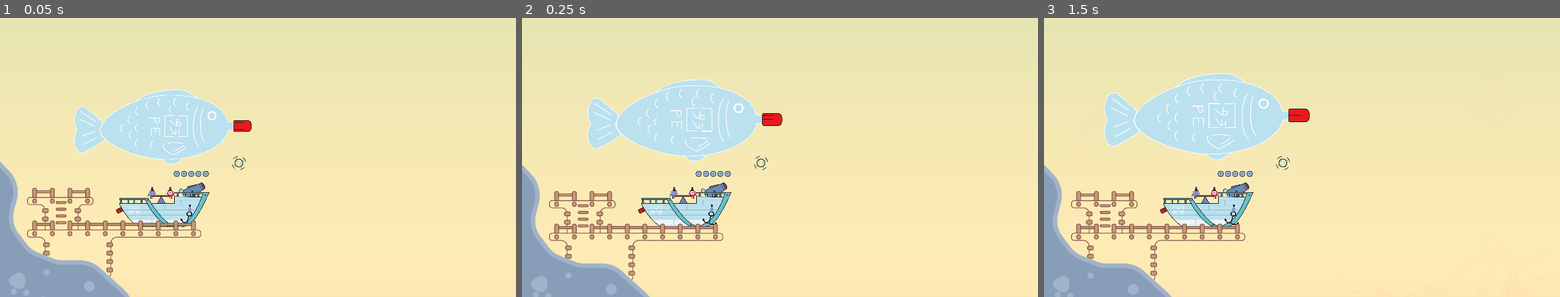
Above: before the commit, frames 1-3 (left to right).
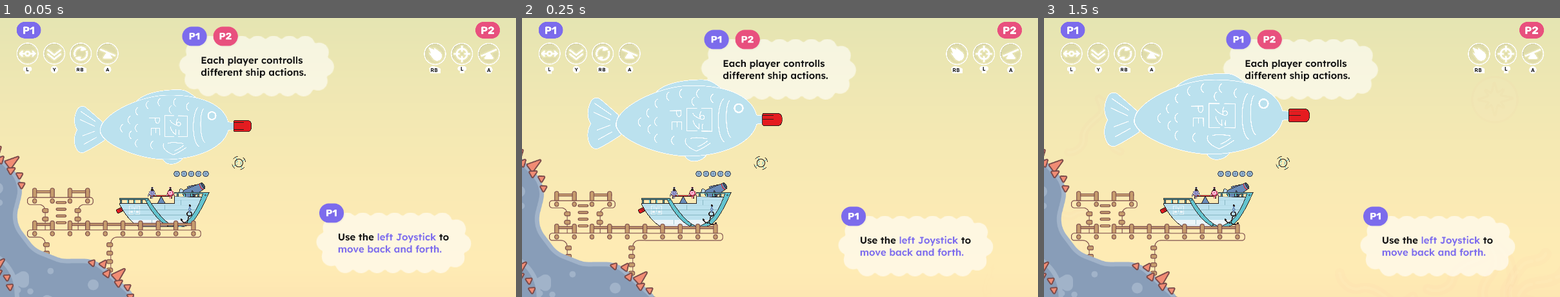
Above: after the commit, the same moments.

Repository: TheJP/GlobalGameJam2025
Game: Godot game, scene res://level/level.tscn
The game is run twice, just before and just after one commit, with the same random seed, the same clock (stepped at 60 frames per second) and the same inputs. This scene is started directly instead of the project's main scene. The engine's default icon, where the game draws it, is replaced by a stand-in: a white triangle on a blue panel in a dark square.
Inputs:
- Up to frame 1 (0.05 s): no input
- Up to frame 2 (0.25 s): no input
- Up to frame 3 (1.5 s): tap Enter (all_accept) at 0.5, 0.6, 1.25, 1.35 s

The runs differ from the first frame. In frame 1, 15% of the frame differs, in the area x 0-97%, y 1-100%; in frame 2, 15%; in frame 3, 14%.

Commit message:
Updated level 1
* Added in-game overlay
* Added tutorial boxes
* Updated graphics
* Removed enemies

Diff:
--- a/level/level.tscn
+++ b/level/level.tscn
@@ -1,19 +1,22 @@
-[gd_scene load_steps=15 format=3 uid="uid://bedvjvquj330j"]
+[gd_scene load_steps=16 format=3 uid="uid://bedvjvquj330j"]
 
 [ext_resource type="PackedScene" uid="uid://coo4vnsykx1i1" path="res://boat/boat.tscn" id="1_b3wcc"]
 [ext_resource type="Script" path="res://level/level.gd" id="1_lgprj"]
-[ext_resource type="PackedScene" uid="uid://cbpionso82r22" path="res://enemies/dropper/dropper.tscn" id="1_qgiuj"]
 [ext_resource type="PackedScene" uid="uid://ccnyonfbawctu" path="res://level/spawn.tscn" id="3_hw2up"]
 [ext_resource type="Texture2D" uid="uid://2i6qttbmkkqw" path="res://level/walls.png" id="4_c1riv"]
 [ext_resource type="PackedScene" uid="uid://d2ihot7rs53q7" path="res://background/background.tscn" id="4_disay"]
-[ext_resource type="PackedScene" uid="uid://lgx1jgymgdu7" path="res://level/checkpoint.tscn" id="4_yc56p"]
+[ext_resource type="PackedScene" path="res://level/checkpoint.tscn" id="4_yc56p"]
 [ext_resource type="PackedScene" uid="uid://b2uj36np6a2b2" path="res://enemies/wall/wall.tscn" id="5_mkdy1"]
 [ext_resource type="PackedScene" uid="uid://c1ayh7vkt7a28" path="res://menu/victory/victory.tscn" id="5_nrtof"]
 [ext_resource type="Texture2D" uid="uid://bnfgrus8t7neq" path="res://level/EndFlag.png" id="5_qfy3s"]
-[ext_resource type="PackedScene" uid="uid://cinovrrfl57s" path="res://enemies/boss/boss.tscn" id="5_tahg4"]
-[ext_resource type="PackedScene" uid="uid://cymrux1c6gvrv" path="res://enemies/soyfish/soyfish.tscn" id="7_ufvdd"]
 [ext_resource type="Script" path="res://level/terrain.gd" id="10_ew3cp"]
 [ext_resource type="Script" path="res://level/checkpoint_manager.gd" id="10_pqt28"]
+[ext_resource type="Texture2D" uid="uid://b2ecxhr8eyvmf" path="res://menu/sprites/ui_sprites/tutorial01.png" id="13_0gkho"]
+[ext_resource type="Texture2D" uid="uid://bir0s000t7b0t" path="res://menu/sprites/ui_sprites/tutorial02.png" id="14_ba8lb"]
+[ext_resource type="Texture2D" uid="uid://tvhrno6vv7ly" path="res://menu/sprites/ui_sprites/tutorial03.png" id="15_swv0l"]
+[ext_resource type="PackedScene" uid="uid://css2u2s5nqsx5" path="res://menu/in_game/in_game.tscn" id="15_yklb0"]
+[ext_resource type="Texture2D" uid="uid://d2awdygr0n3n1" path="res://menu/sprites/ui_sprites/tutorial04.png" id="16_pqvxe"]
+[ext_resource type="Texture2D" uid="uid://151kpftf5h26" path="res://menu/sprites/ui_sprites/tutorial05.png" id="17_28f1d"]
 
 [node name="Level2" type="Node2D"]
 script = ExtResource("1_lgprj")
@@ -38,24 +41,6 @@
 offset = Vector2(150, 0)
 reached_sprite = ExtResource("5_qfy3s")
 next_scene = ExtResource("5_nrtof")
-
-[node name="Soyfish" parent="." instance=ExtResource("7_ufvdd")]
-position = Vector2(8261, 1315)
-
-[node name="Soyfish2" parent="." instance=ExtResource("7_ufvdd")]
-position = Vector2(8510, 1066)
-
-[node name="Dropper" parent="." instance=ExtResource("1_qgiuj")]
-position = Vector2(9050, -1063)
-
-[node name="Dropper2" parent="." instance=ExtResource("1_qgiuj")]
-position = Vector2(8359, -1063)
-
-[node name="Dropper3" parent="." instance=ExtResource("1_qgiuj")]
-position = Vector2(9858, -1086)
-
-[node name="Boss" parent="." instance=ExtResource("5_tahg4")]
-position = Vector2(11374, 1377)
 
 [node name="Wall" parent="." instance=ExtResource("5_mkdy1")]
 position = Vector2(4404, 1318)
@@ -82,12 +67,12 @@
 script = ExtResource("10_ew3cp")
 
 [node name="Walls" type="Sprite2D" parent="Terrain"]
-position = Vector2(4816, 485)
+position = Vector2(4816, 611)
 texture = ExtResource("4_c1riv")
 
 [node name="CollisionPolygon2D" type="CollisionPolygon2D" parent="Terrain"]
 build_mode = 1
-polygon = PackedVector2Array(708, 538, 1339, 457, 1539, 281, …(113 unchanged characters)… 5, 5300, 1638, 5324, 1530, 6984, 732, 7367, 889, 7964, 1518, 11113, 1607, 11120, 2149, -1467, 2155, -1459, -101, -691, -78, -685, 83, -613, 161, -598, 327, -388, 392, -308, 467, -293, 600, -5, 746, 614, 717, 614, 717, 614, 717, 614, 717)
+polygon = PackedVector2Array(708, 538, 1339, 457, 1539, 281, …(113 unchanged characters)… 5, 5300, 1638, 5324, 1530, 6984, 732, 7317, 854, 7338, 628, 7675, 468, 7911, 562, 8075, 448, 8446, 511, 8594, 988, 8435, 1168, 8492, 1397, 8371, 1527, 11113, 1607, 11120, 2149, -1467, 2155, -1459, -101, -691, -78, -685, 83, -613, 161, -598, 327, -388, 392, -308, 467, -104, 540, -5, 746, 614, 717, 614, 717, 614, 717, 614, 717)
 
 [node name="CollisionPolygon2D2" type="CollisionPolygon2D" parent="Terrain"]
 build_mode = 1
@@ -95,3 +80,32 @@
 
 [node name="CheckpointManager" type="Node2D" parent="."]
 script = ExtResource("10_pqt28")
+
+[node name="Tutorial01" type="Sprite2D" parent="."]
+z_index = -10
+position = Vector2(-2, -125)
+texture = ExtResource("13_0gkho")
+
+[node name="Tutorial02" type="Sprite2D" parent="."]
+z_index = -10
+position = Vector2(338, 315)
+texture = ExtResource("14_ba8lb")
+
+[node name="Tutorial03" type="Sprite2D" parent="."]
+z_index = -10
+position = Vector2(3155, -558)
+texture = ExtResource("15_swv0l")
+
+[node name="Tutorial04" type="Sprite2D" parent="."]
+z_index = -10
+position = Vector2(1258, 281)
+texture = ExtResource("16_pqvxe")
+
+[node name="Tutorial05" type="Sprite2D" parent="."]
+z_index = -10
+position = Vector2(4052, 1397)
+texture = ExtResource("17_28f1d")
+
+[node name="CanvasLayer" type="CanvasLayer" parent="."]
+
+[node name="InGame" parent="CanvasLayer" instance=ExtResource("15_yklb0")]
--- a/menu/in_game/in_game.tscn
+++ b/menu/in_game/in_game.tscn
@@ -57,17 +57,25 @@
 layout_mode = 0
 offset_left = 60.0
 offset_top = 51.0
-offset_right = 541.0
-offset_bottom = 300.0
+offset_right = 576.0
+offset_bottom = 251.0
 texture = ExtResource("1_638yq")
+expand_mode = 1
+stretch_mode = 4
 
 [node name="Player2Controls" type="TextureRect" parent="."]
-layout_mode = 0
-offset_left = 1502.0
+layout_mode = 1
+anchors_preset = 1
+anchor_left = 1.0
+anchor_right = 1.0
+offset_left = -344.0
 offset_top = 51.0
-offset_right = 1860.0
-offset_bottom = 298.0
+offset_right = -53.0
+offset_bottom = 251.0
+grow_horizontal = 0
 texture = ExtResource("2_38vsy")
+expand_mode = 1
+stretch_mode = 4
 
 [node name="PauseMenu" type="Panel" parent="."]
 unique_name_in_owner = true
Binary file changed: level/walls.png
